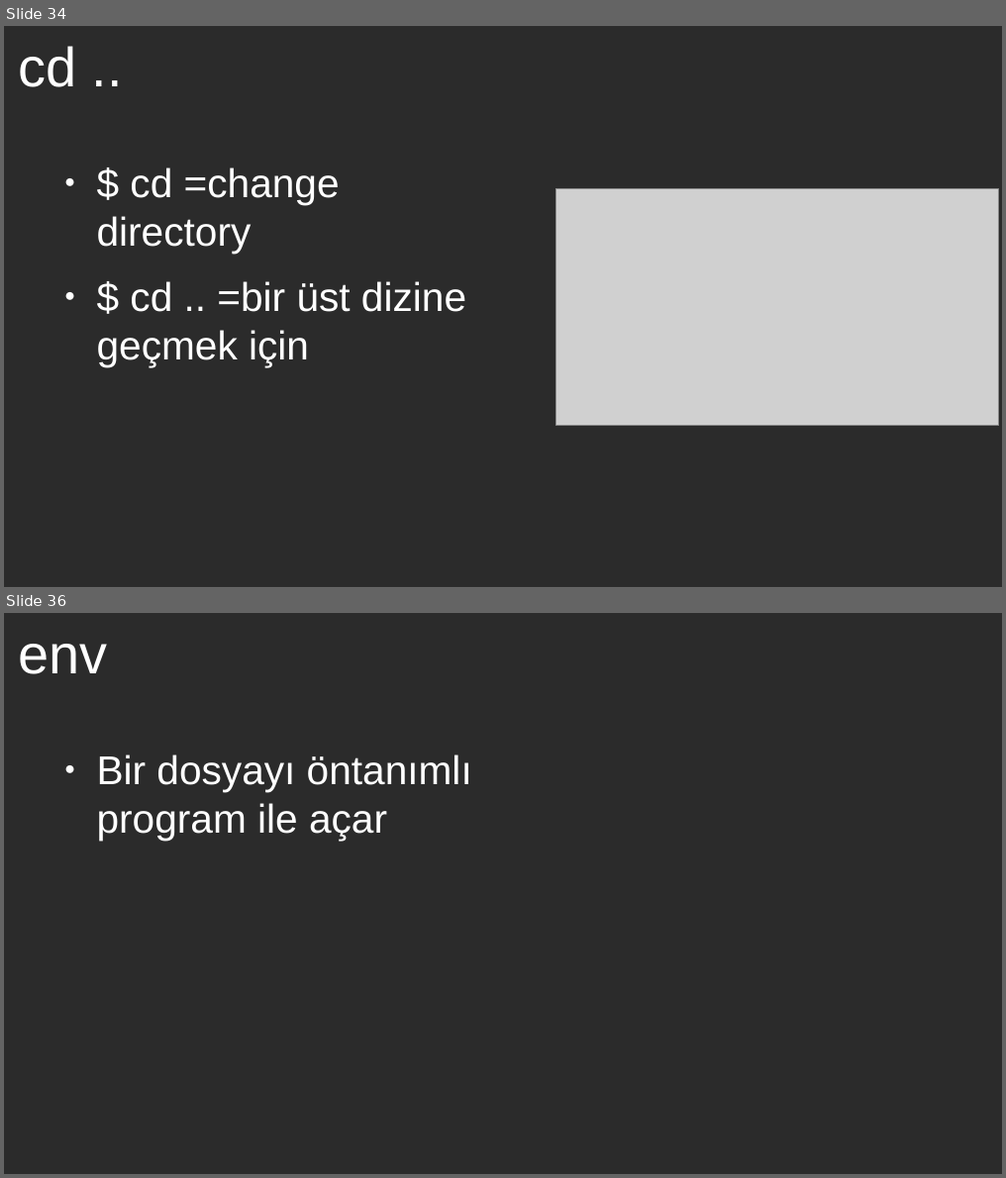
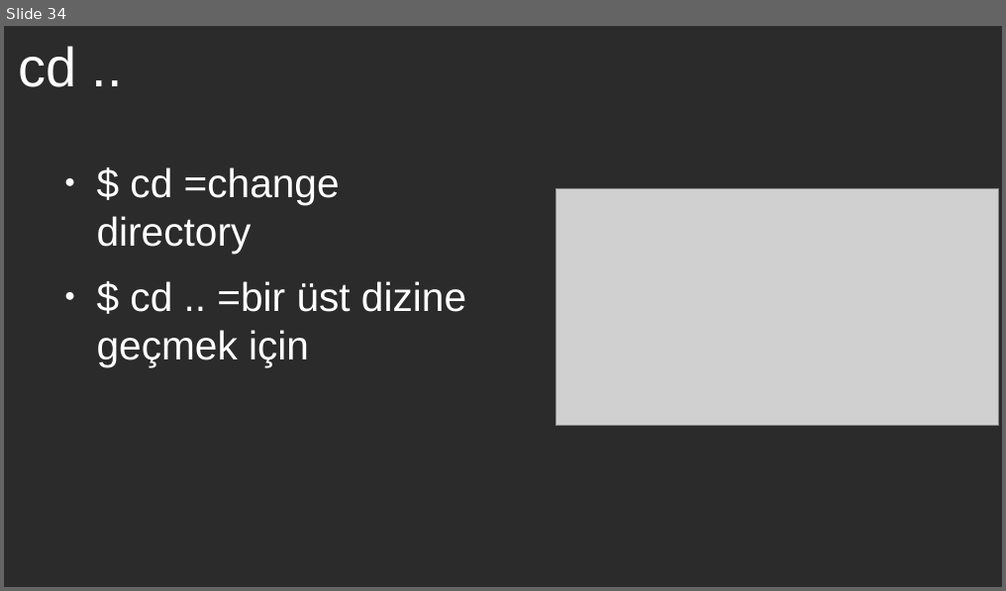
Before and after one commit to bengunur06/GNU-Linux-IEEE-CS, a slide deck: gnu-linux-2.odp. Shown one above the other, each under a label of ours: slides 34 and 36 before the commit, slide 34 after it; the slides between them are not shown. The pictures are 1006x1178 and 1006x591 pixels, drawn with LibreOffice and Linux fonts; fonts in the diff are those of the drawing; grey boxes stand for pictures; background and template pictures are left out; a plain dark background stands for a picture behind light text. Boxes give left, top, right and bottom in pixels: in the first picture for what was removed or moved away, otherwise in the second. Text is boxed around its words. In the diff, an @@ line names an element or a change of style, - is before the commit and + after.

```diff
--- a/gnu-linux-2.odp
+++ b/gnu-linux-2.odp
@@ slide 36 removed at (4, 613, 1002, 1174), background picture (left out) @@
@@ title removed at (18, 644, 107, 674) @@
-env
@@ text removed at (97, 755, 472, 840) @@
-● Bir dosyayı öntanımlı program ile açar
```
Also in this commit, not shown: 2 slides changed, 3 slides added.
